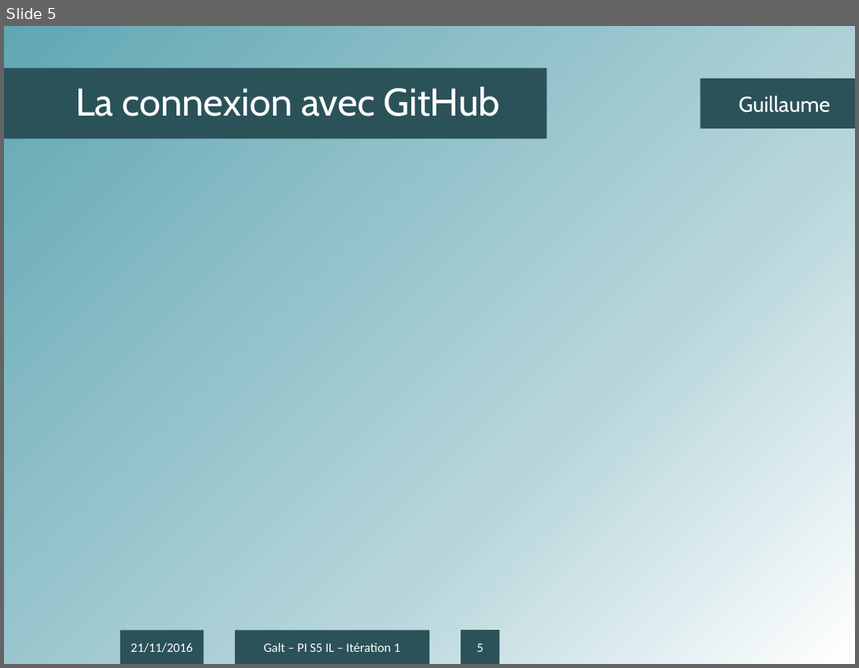
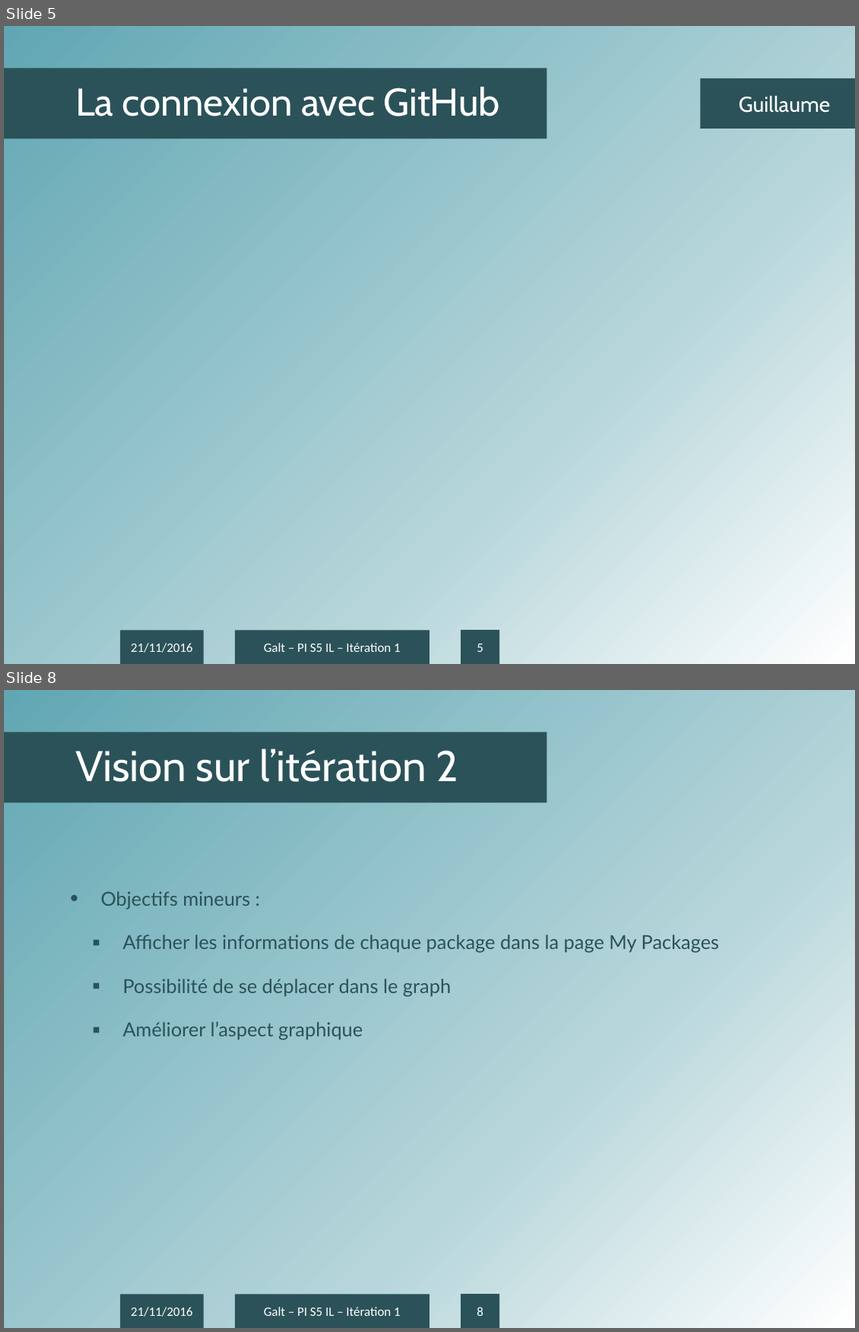
Before and after one commit to antonin-charrier/Project-Galt, a slide deck: Itérations/Présentation IT1.pptx. Shown one above the other, each under a label of ours: slide 5 before the commit, slides 5 and 8 after it; the slides between them are not shown. The pictures are 859x668 and 859x1332 pixels, drawn with LibreOffice and Linux fonts; fonts in the diff are those of the drawing; background and template pictures are left out. Boxes give left, top, right and bottom in pixels: in the first picture for what was removed or moved away, otherwise in the second. Text is boxed around its words. In the diff, an @@ line names an element or a change of style, - is before the commit and + after.

```diff
--- a/Itérations/Présentation IT1.pptx
+++ b/Itérations/Présentation IT1.pptx
@@ slide 8 added at (4, 690, 855, 1328), background #FFFFFF; not listed: 1 template element that a slide beside it also shows @@
@@ title added at (4, 733, 547, 802), fill #2B5259, 40 pt, text #FFFFFF @@
+Vision sur l’itération 2
@@ text added at (101, 891, 719, 1040), 18 pt, text #2B5259 @@
+• Objectifs mineurs :
+▪ Afficher les informations de chaque package dans la page My Packages
+▪ Possibilité de se déplacer dans le graph
+▪ Améliorer l’aspect graphique
@@ rectangle added at (120, 1295, 204, 1328), fill #2B5259, 12 pt, text #FFFFFF @@
+21/11/2016
@@ rectangle added at (235, 1295, 430, 1328), fill #2B5259, 12 pt, text #FFFFFF @@
+Galt – PI S5 IL – Itération 1
@@ page number added at (462, 1295, 500, 1328), fill #2B5259, 12 pt, text #FFFFFF @@
+8
```
Also in this commit, not shown: 2 slides changed, 1 other slide added.
